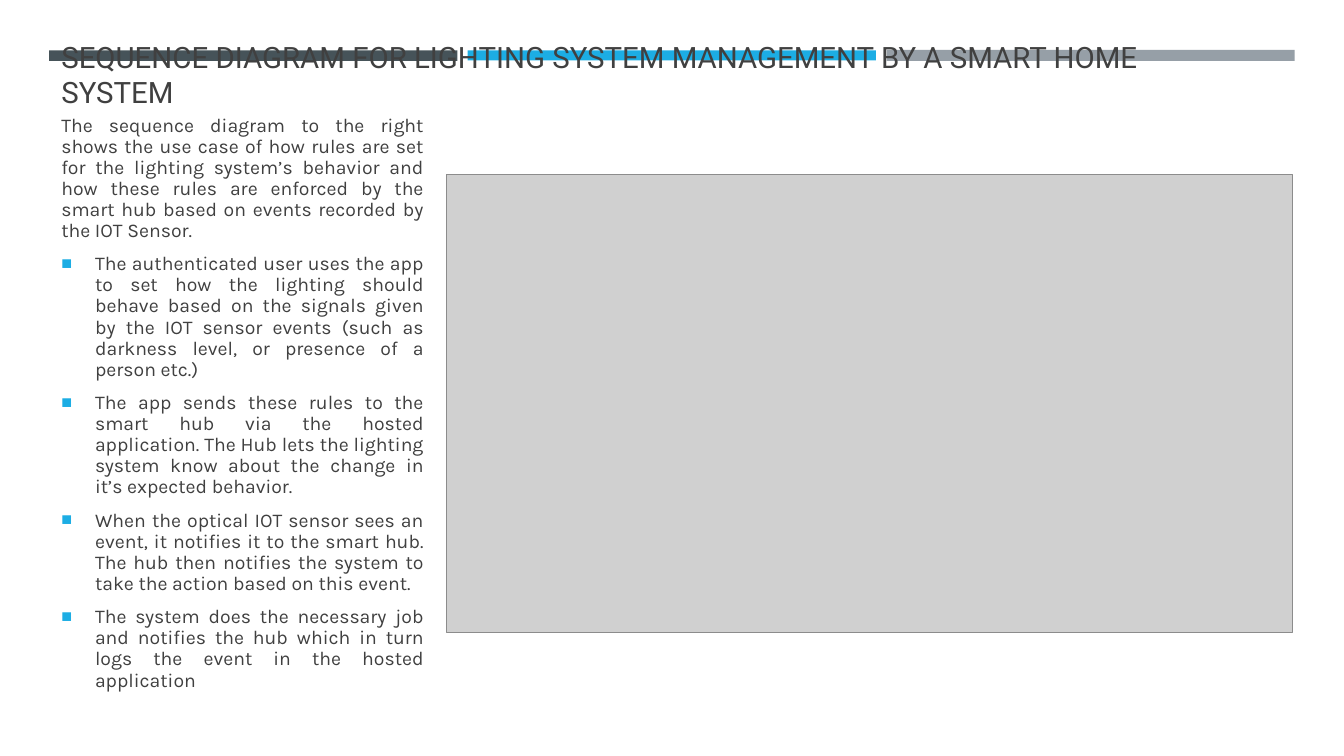
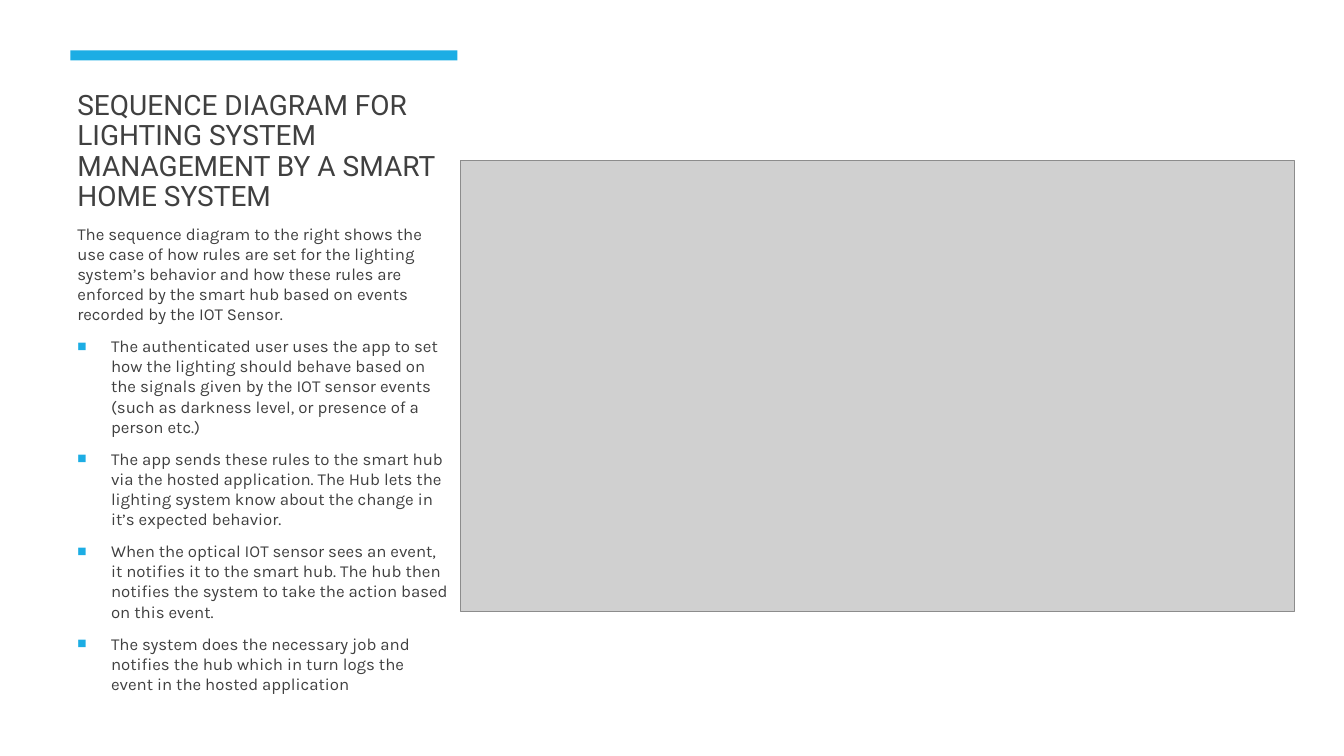
Before and after one commit to Akhilsudh/BITS-Assignment, a slide deck: slide 8 of Semester 2/Software Architecture/Assignment 2/SA-Assignment-2021MT12054.pptx (slide 7 before the commit). Drawn at 1344x756 pixels with LibreOffice and Linux fonts; fonts in the diff are those of the drawing; grey boxes stand for pictures. Boxes give left, top, right and bottom in pixels: in the first picture for what was removed or moved away, otherwise in the second. Text is boxed around its words. In the diff, an @@ line names an element or a change of style, - is before the commit and + after.

```diff
--- a/Semester 2/Software Architecture/Assignment 2/SA-Assignment-2021MT12054.pptx
+++ b/Semester 2/Software Architecture/Assignment 2/SA-Assignment-2021MT12054.pptx
@@ rectangle added at (0, 0, 1344, 756), fill #FFFFFF @@
@@ rectangle removed at (49, 50, 458, 60) @@
@@ rectangle added at (71, 50, 458, 60), fill #1CADE4 @@
@@ rectangle removed at (468, 50, 876, 60) @@
@@ rectangle removed at (886, 50, 1295, 62) @@
@@ title "SEQUENCE DIAGRAM FOR LIGHTING SYSTEM ...": place and size @@
-title "SEQUENCE DIAGRAM FOR LIGHTING SYSTEM ..." at (61, 47, 1138, 104)
+title "SEQUENCE DIAGRAM FOR LIGHTING SYSTEM ..." at (77, 95, 436, 207)
@@ title "SEQUENCE DIAGRAM FOR LIGHTING SYSTEM ..." at (77, 95, 436, 207): size 21 to 20 pt; line spacing 1 to 0.9 @@
@@ picture: place and size @@
-picture at (447, 174, 1293, 632)
+picture at (461, 161, 1295, 612)
@@ text "The sequence diagram to the ...": place and size @@
-text "The sequence diagram to the ..." at (61, 118, 424, 692)
+text "The sequence diagram to the ..." at (77, 228, 448, 694)
@@ text "The sequence diagram to the ..." at (77, 228, 448, 694): size 14 to 12 pt; alignment justified to left; line spacing 0.9 to 1 @@
```
Also in this commit, not shown: 6 other slides changed, 1 slide added, 7 other files.
